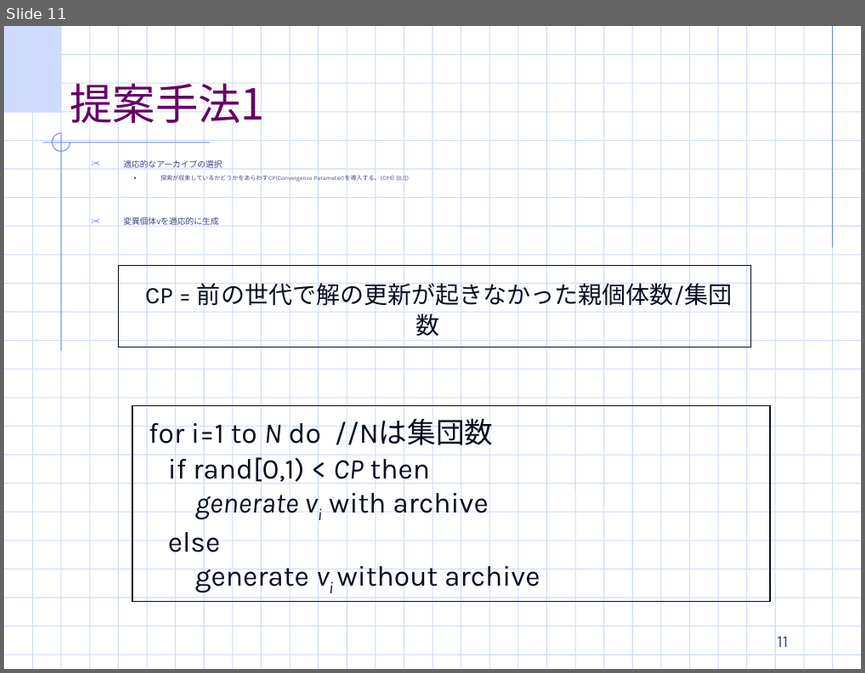
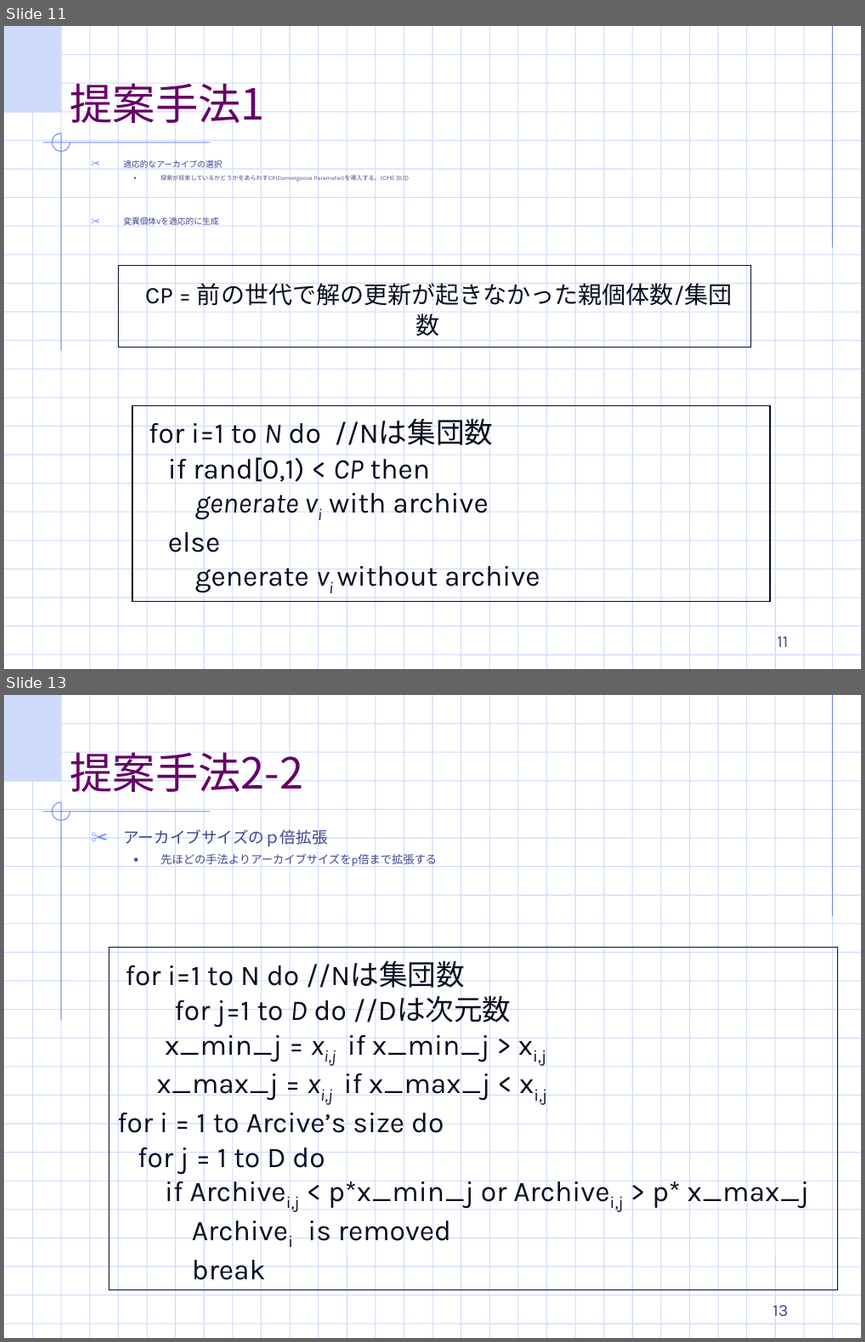
Before and after one commit to TakefumiYamamura/labolatry, a slide deck: 適応DE.ppt. Shown one above the other, each under a label of ours: slide 11 before the commit, slides 11 and 13 after it; the slides between them are not shown. The pictures are 865x673 and 865x1342 pixels, drawn with LibreOffice and Linux fonts; fonts in the diff are those of the drawing; background and template pictures are left out. Boxes give left, top, right and bottom in pixels: in the first picture for what was removed or moved away, otherwise in the second. Text is boxed around its words. In the diff, an @@ line names an element or a change of style, - is before the commit and + after.

Commit message:
アーカイブ変更

```diff
--- a/適応DE.ppt
+++ b/適応DE.ppt
@@ slide 13 added at (4, 695, 861, 1338), background #FFFFFF; not listed: 56 template elements that a slide beside it also shows @@
@@ title added at (69, 745, 303, 800), 36 pt, text #660066 @@
+提案手法2-2
@@ text added at (123, 827, 437, 867), 9.5 pt, text #40458C @@
+✂ アーカイブサイズのｐ倍拡張
+  ■ 先ほどの手法よりアーカイブサイズをp倍まで拡張する
@@ rectangle added at (109, 947, 837, 1290), outline #090E21 0.74 pt, 24 pt, text #090E21 @@
+for i=1 to N do //Nは集団数
+for j=1 to D do //Dは次元数
+x_min_j = xi,j if x_min_j > xi,j
+x_max_j = xi,j if x_max_j < xi,j
+for i = 1 to Arcive’s size do
+for j = 1 to D do
+if Archivei,j < p*x_min_j or Archivei,j > p* x_max_j
+Archivei is removed
+break
@@ page number added at (772, 1300, 788, 1321), 14 pt, text #40458C @@
+13
```
Also in this commit, not shown: 4 slides changed, 2 other slides added, 8 other files.
